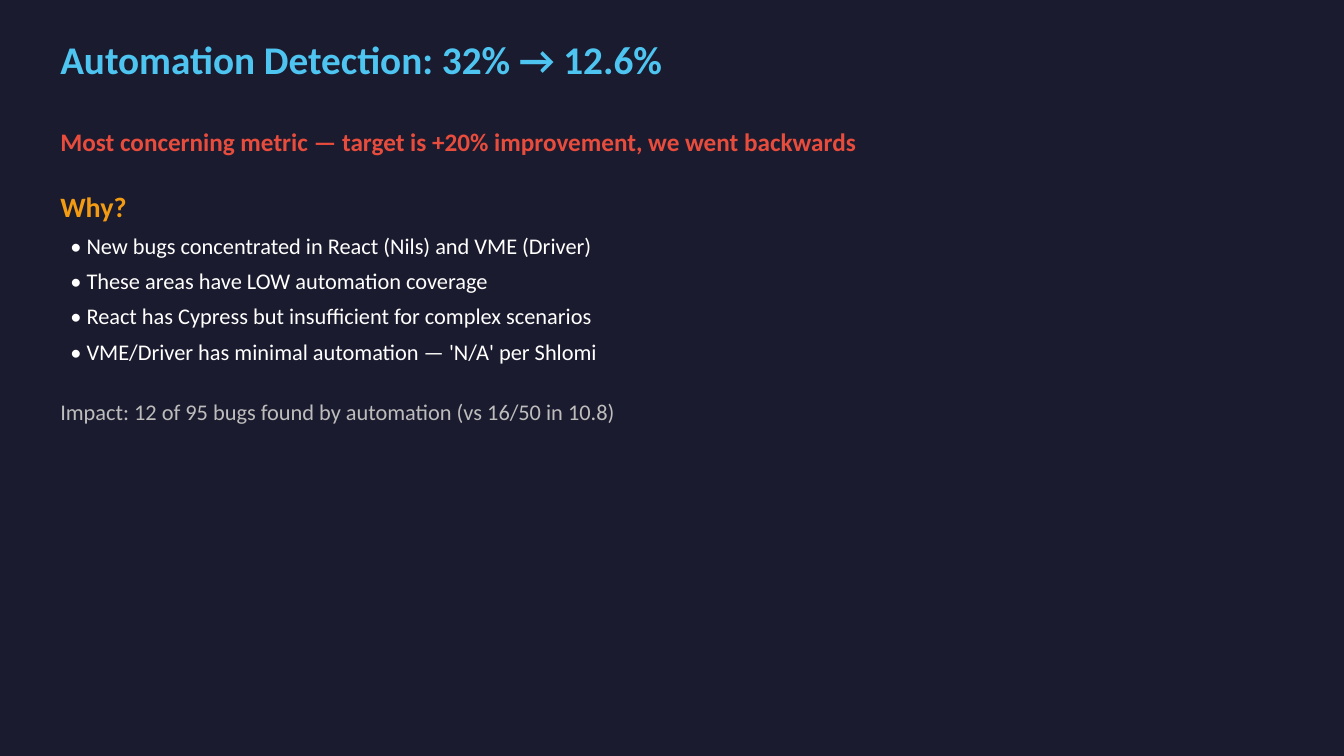
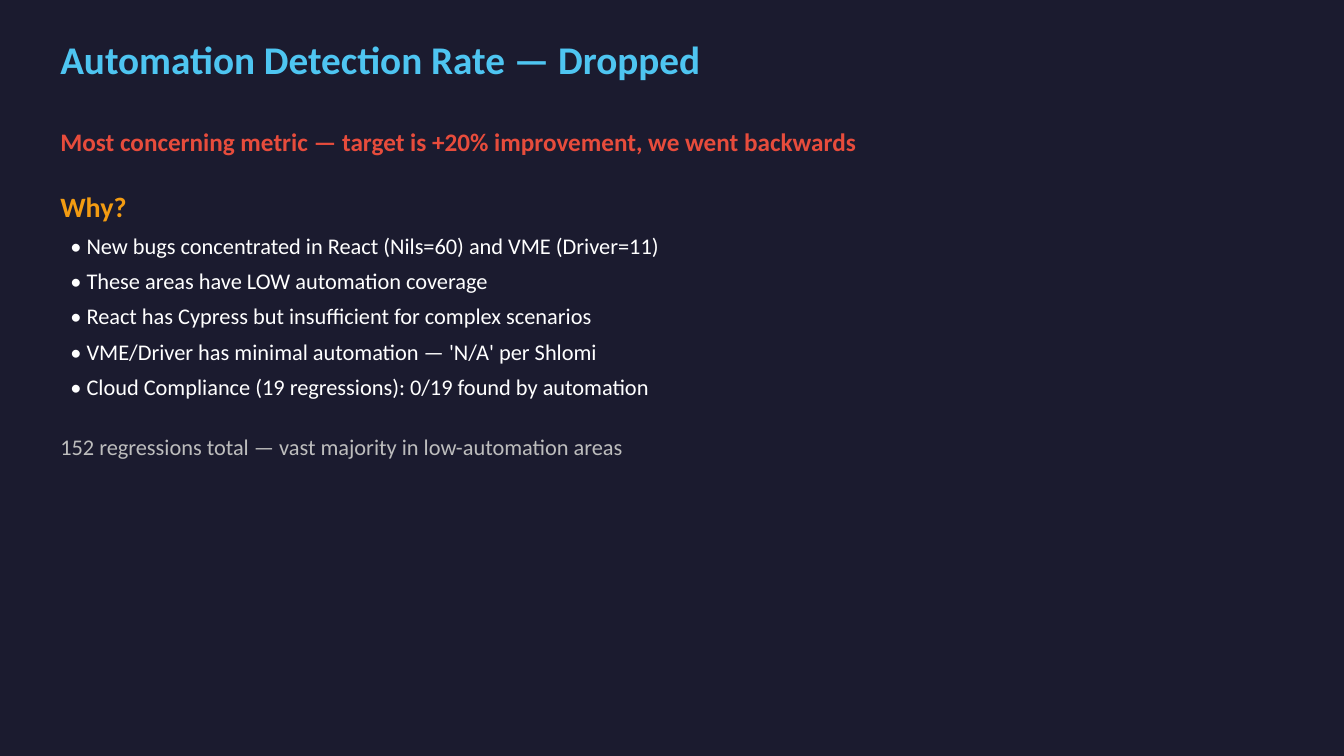
Before and after one commit to sandra-biton/retro, a slide deck: slide 8 of retro_109_presentation.pptx. Drawn at 1344x756 pixels with LibreOffice and Linux fonts; fonts in the diff are those of the drawing. Boxes give left, top, right and bottom in pixels: in the first picture for what was removed or moved away, otherwise in the second. Text is boxed around its words. In the diff, an @@ line names an element or a change of style, - is before the commit and + after.

```diff
--- a/retro_109_presentation.pptx
+++ b/retro_109_presentation.pptx
@@ text at bbox=[60, 46, 700, 80]: text changed @@
-Automation Detection: 32% → 12.6%
+Automation Detection Rate — Dropped
@@ text at bbox=[87, 238, 659, 258]: text changed @@
-• New bugs concentrated in React (Nils) and VME (Driver)
+• New bugs concentrated in React (Nils=60) and VME (Driver=11)
@@ text at bbox=[60, 379, 649, 459]: text changed; text colour #BDBDBD to #FFFFFF @@
-Impact: 12 of 95 bugs found by automation (vs 16/50 in 10.8)
+• Cloud Compliance (19 regressions): 0/19 found by automation
+152 regressions total — vast majority in low-automation areas
```
Also in this commit, not shown: 10 other slides changed, 1 other file.
